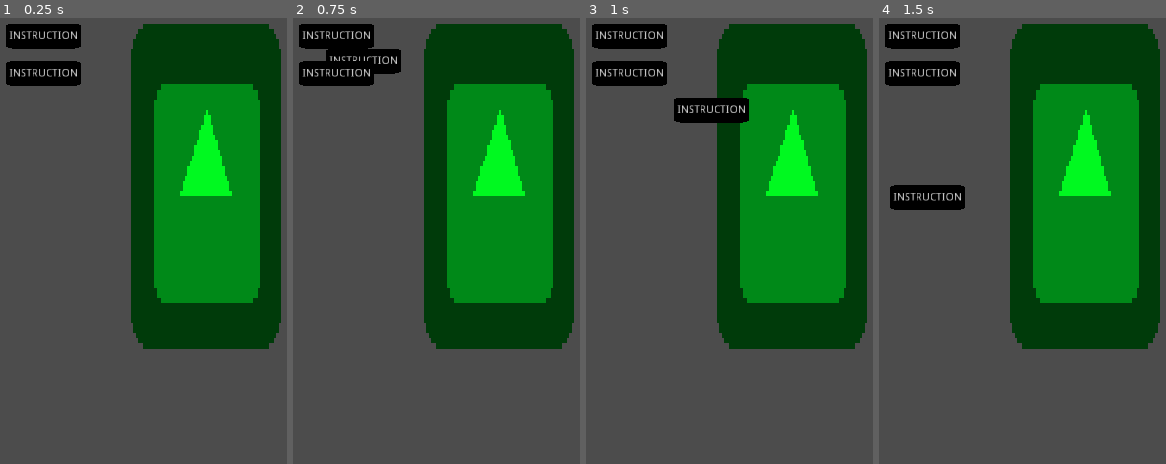
Above: before the commit, frames 1-4 (left to right).
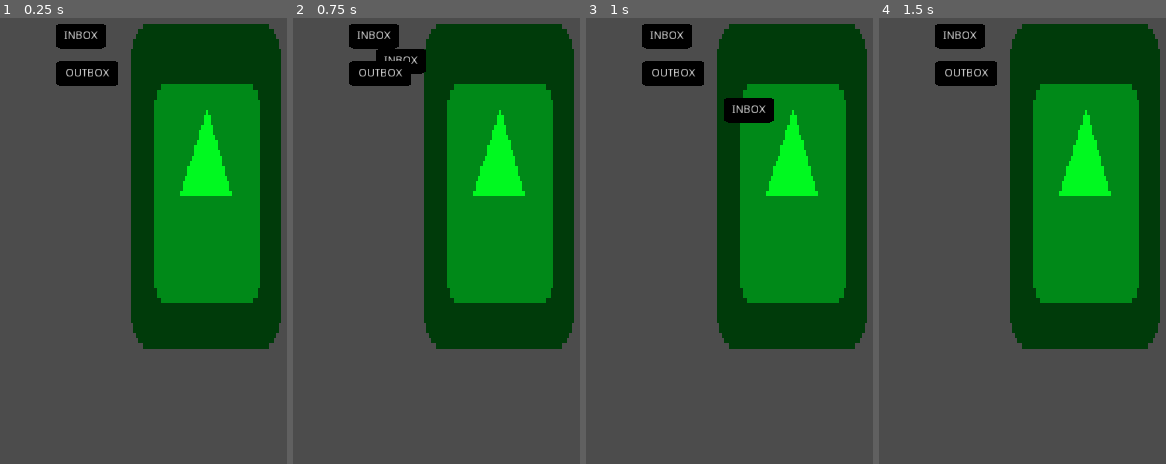
Above: after the commit, the same moments.

Repository: Jev-git/Godot-HumanResourceMachine
Game: Godot game, scene res://Scenes/Room.tscn
Same seed, same stepped clock (60 frames per second), same inputs: the game is played once before the commit and once after it. The engine's default icon, where the game draws it, is replaced by a stand-in: a white triangle on a blue panel in a dark square.
Inputs (mouse positions are in pixels of both pictures, inside the frame that each line leads up to):
- Up to frame 1 (0.25 s): no input
- Up to frame 2 (0.75 s): tap Enter at 0.5 s; drag from (336, 35) to (419, 111) at 0.52 s
- Up to frame 3 (1 s): no input
- Up to frame 4 (1.5 s): drag from (922, 71) to (936, 446) at 1.27 s

The runs differ from the first frame. In frame 1, 3.2% of the frame differs, in the area x 2-42%, y 1-16%; in frame 2, 3.9%; in frame 3, 4.8%, in the area x 2-66%, y 1-24%; in frame 4, 4.6%.

Commit message:
+ Able to add instruction in the middle of other instructions

Diff:
--- a/Scenes/Instructions/OutboxInstruction.tscn
+++ b/Scenes/Instructions/Inbox_Instruction.tscn
@@ -2,14 +2,14 @@
 
 [ext_resource path="res://Scenes/Instructions/Instruction.tscn" type="PackedScene" id=1]
 
-[node name="OutboxInstruction" instance=ExtResource( 1 )]
+[node name="Inbox_Instruction" instance=ExtResource( 1 )]
 
 [node name="Sprite" parent="." index="0"]
-scale = Vector2( 1.25, 0.5 )
+scale = Vector2( 1, 0.5 )
 
 [node name="Label" parent="." index="1"]
-margin_right = 80.0
-text = "OUTBOX"
+margin_right = 64.0
+text = "INBOX"
 
 [node name="CollisionShape2D" parent="." index="2"]
-position = Vector2( 40, 16 )
+position = Vector2( 32, 16 )
--- a/Scenes/Instructions/InboxInstruction.tscn
+++ b/Scenes/Instructions/Outbox_Instruction.tscn
@@ -2,14 +2,15 @@
 
 [ext_resource path="res://Scenes/Instructions/Instruction.tscn" type="PackedScene" id=1]
 
-[node name="InboxInstruction" instance=ExtResource( 1 )]
+[node name="Outbox_Instruction" instance=ExtResource( 1 )]
+m_iInstructionType = 1
 
 [node name="Sprite" parent="." index="0"]
-scale = Vector2( 1, 0.5 )
+scale = Vector2( 1.25, 0.5 )
 
 [node name="Label" parent="." index="1"]
-margin_right = 64.0
-text = "INBOX"
+margin_right = 80.0
+text = "OUTBOX"
 
 [node name="CollisionShape2D" parent="." index="2"]
-position = Vector2( 32, 16 )
+position = Vector2( 40, 16 )
--- a/Scenes/Room.tscn
+++ b/Scenes/Room.tscn
@@ -1,8 +1,9 @@
-[gd_scene load_steps=4 format=2]
+[gd_scene load_steps=5 format=2]
 
-[ext_resource path="res://Scenes/SourceInstruction.tscn" type="PackedScene" id=1]
+[ext_resource path="res://Scenes/SourceInstructions/Outbox_SourceInstruction.tscn" type="PackedScene" id=1]
 [ext_resource path="res://icon.png" type="Texture" id=2]
 [ext_resource path="res://Scripts/SolutionArea.gd" type="Script" id=3]
+[ext_resource path="res://Scenes/SourceInstructions/Inbox_SourceInstruction.tscn" type="PackedScene" id=4]
 
 [node name="Room" type="Node2D"]
 
@@ -24,9 +25,9 @@
 position = Vector2( -96, -208 )
 
 [node name="SourceInstructions" type="Node2D" parent="."]
-position = Vector2( 192, 176 )
+position = Vector2( 256, 176 )
 
-[node name="SourceInstruction" parent="SourceInstructions" instance=ExtResource( 1 )]
+[node name="Inbox_SourceInstruction" parent="SourceInstructions" instance=ExtResource( 4 )]
 
-[node name="SourceInstruction2" parent="SourceInstructions" instance=ExtResource( 1 )]
+[node name="Outbox_SourceInstruction" parent="SourceInstructions" instance=ExtResource( 1 )]
 position = Vector2( 0, 48 )
--- /dev/null
+++ b/Scenes/SourceInstructions/Inbox_SourceInstruction.tscn
@@ -0,0 +1,24 @@
+[gd_scene load_steps=3 format=2]
+
+[ext_resource path="res://Scenes/SourceInstructions/SourceInstruction.tscn" type="PackedScene" id=1]
+[ext_resource path="res://Scenes/Instructions/Inbox_Instruction.tscn" type="PackedScene" id=2]
+
+[node name="Inbox_SourceInstruction" instance=ExtResource( 1 )]
+m_psInstruction = ExtResource( 2 )
+
+[node name="Sprite" parent="." index="0"]
+scale = Vector2( 1, 0.5 )
+
+[node name="Label" parent="." index="1"]
+margin_right = 64.0
+text = "INBOX"
+
+[node name="CollisionShape2D" parent="." index="2"]
+position = Vector2( 32, 16 )
+
+[node name="Sprite" parent="Preview" index="0"]
+scale = Vector2( 1, 0.5 )
+
+[node name="Label" parent="Preview" index="1"]
+margin_right = 64.0
+text = "INBOX"
--- /dev/null
+++ b/Scenes/SourceInstructions/Outbox_SourceInstruction.tscn
@@ -0,0 +1,24 @@
+[gd_scene load_steps=3 format=2]
+
+[ext_resource path="res://Scenes/SourceInstructions/SourceInstruction.tscn" type="PackedScene" id=1]
+[ext_resource path="res://Scenes/Instructions/Outbox_Instruction.tscn" type="PackedScene" id=2]
+
+[node name="Outbox_SourceInstruction" instance=ExtResource( 1 )]
+m_psInstruction = ExtResource( 2 )
+
+[node name="Sprite" parent="." index="0"]
+scale = Vector2( 1.25, 0.5 )
+
+[node name="Label" parent="." index="1"]
+margin_right = 80.0
+text = "OUTBOX"
+
+[node name="CollisionShape2D" parent="." index="2"]
+position = Vector2( 40, 16 )
+
+[node name="Sprite" parent="Preview" index="0"]
+scale = Vector2( 1.25, 0.5 )
+
+[node name="Label" parent="Preview" index="1"]
+margin_right = 80.0
+text = "OUTBOX"
--- a/Scripts/Instruction.gd
+++ b/Scripts/Instruction.gd
@@ -1,11 +1,12 @@
 extends Area2D
 class_name Instruction
+
+export var m_iInstructionType: int
 
 onready var m_bIsDragging: bool = false
 var m_vGrabOffset: Vector2
 
-onready var m_nSolutionArea: Node2D = get_tree().get_nodes_in_group("SolutionArea")[0]
-
+signal started_dragging(_self)
 signal dropped
 
 func _input_event(viewport, event, shape_idx):
@@ -13,15 +14,13 @@
 		if event.is_pressed():
 			m_bIsDragging = true
 			m_vGrabOffset = get_global_mouse_position() - position
+			emit_signal("started_dragging", self)
 
 func _input(event):
 	if event is InputEventMouseButton:
 		if !event.is_pressed() and m_bIsDragging:
 			m_bIsDragging = false
-			if !m_nSolutionArea.get_rect().has_point(get_global_mouse_position()):
-				queue_free()
-			else:
-				emit_signal("dropped")
+			emit_signal("dropped")
 
 func _process(delta):
 	if m_bIsDragging:
--- /dev/null
+++ b/Scripts/InstructionType.gd
@@ -0,0 +1,6 @@
+extends Node
+
+enum INSTRUCTION_TYPE {
+	INBOX,
+	OUTBOX
+}
--- a/Scripts/SolutionArea.gd
+++ b/Scripts/SolutionArea.gd
@@ -4,8 +4,10 @@
 
 onready var m_nSourceInstructions: Node2D = get_parent().get_node("SourceInstructions")
 onready var m_nInstructions: Node2D = $Instructions
+
 var m_rSolutionAreaRect: Rect2
 var m_nDraggingSourceInstruction: SourceInstruction
+var m_nDraggingInstruction: Instruction
 
 func _ready():
 	var vSolutionAreaSize: Vector2 = $Sprite.texture.get_size() * $Sprite.scale
@@ -17,12 +19,11 @@
 		nSrcIns.connect("dropped", self, "_on_source_instruction_dropped")
 
 func _process(delta):
-	if m_nDraggingSourceInstruction:
+	if m_nDraggingSourceInstruction or m_nDraggingInstruction:
 		var vMousePos: Vector2 = get_global_mouse_position()
 		if m_rSolutionAreaRect.has_point(vMousePos):
-			var iPlaceHolderIndex: int = (vMousePos.y - m_nInstructions.global_position.y) / m_iSpaceBetweenInstructions
 			for iInstruction in range(m_nInstructions.get_child_count()):
-				if iInstruction < iPlaceHolderIndex:
+				if iInstruction < _get_instruction_index_base_on_mouse_pos():
 					m_nInstructions.get_child(iInstruction).position.y = iInstruction * m_iSpaceBetweenInstructions
 				else:
 					m_nInstructions.get_child(iInstruction).position.y = (iInstruction + 1) * m_iSpaceBetweenInstructions
@@ -35,8 +36,27 @@
 		_add_instruction(m_nDraggingSourceInstruction.m_psInstruction)
 	m_nDraggingSourceInstruction.reset_preview_node()
 	m_nDraggingSourceInstruction = null
+	_rearrange_all_instructions()
+
+func _on_instruction_started_dragging(_nInstruction: Instruction):
+	m_nDraggingInstruction = _nInstruction
+
+func _on_instruction_dropped():
+	if !m_rSolutionAreaRect.has_point(get_global_mouse_position()):
+		m_nDraggingInstruction.queue_free()
+	m_nDraggingInstruction = null
+	_rearrange_all_instructions()
 
 func _add_instruction(_psInstruction: PackedScene):
 	var nInstruction: Instruction = _psInstruction.instance()
-	nInstruction.position = Vector2(0, m_nInstructions.get_child_count() * m_iSpaceBetweenInstructions)
+	nInstruction.connect("started_dragging", self, "_on_instruction_started_dragging")
+	nInstruction.connect("dropped", self, "_on_instruction_dropped")
 	m_nInstructions.add_child(nInstruction)
+	m_nInstructions.move_child(nInstruction, _get_instruction_index_base_on_mouse_pos())
+
+func _rearrange_all_instructions():
+	for iInstruction in range(m_nInstructions.get_child_count()):
+		m_nInstructions.get_child(iInstruction).position = Vector2(0, iInstruction * m_iSpaceBetweenInstructions)
+
+func _get_instruction_index_base_on_mouse_pos() -> int:
+	return int((get_global_mouse_position().y - m_nInstructions.global_position.y) / m_iSpaceBetweenInstructions)
--- a/project.godot
+++ b/project.godot
@@ -29,6 +29,10 @@
 config/name="Human Resource Machine"
 run/main_scene="res://Scenes/Room.tscn"
 config/icon="res://icon.png"
+
+[autoload]
+
+InstructionType="*res://Scripts/InstructionType.gd"
 
 [display]
 
Renamed: Scenes/SourceInstruction.tscn -> Scenes/SourceInstructions/SourceInstruction.tscn
Not shown, changed: readme.md
